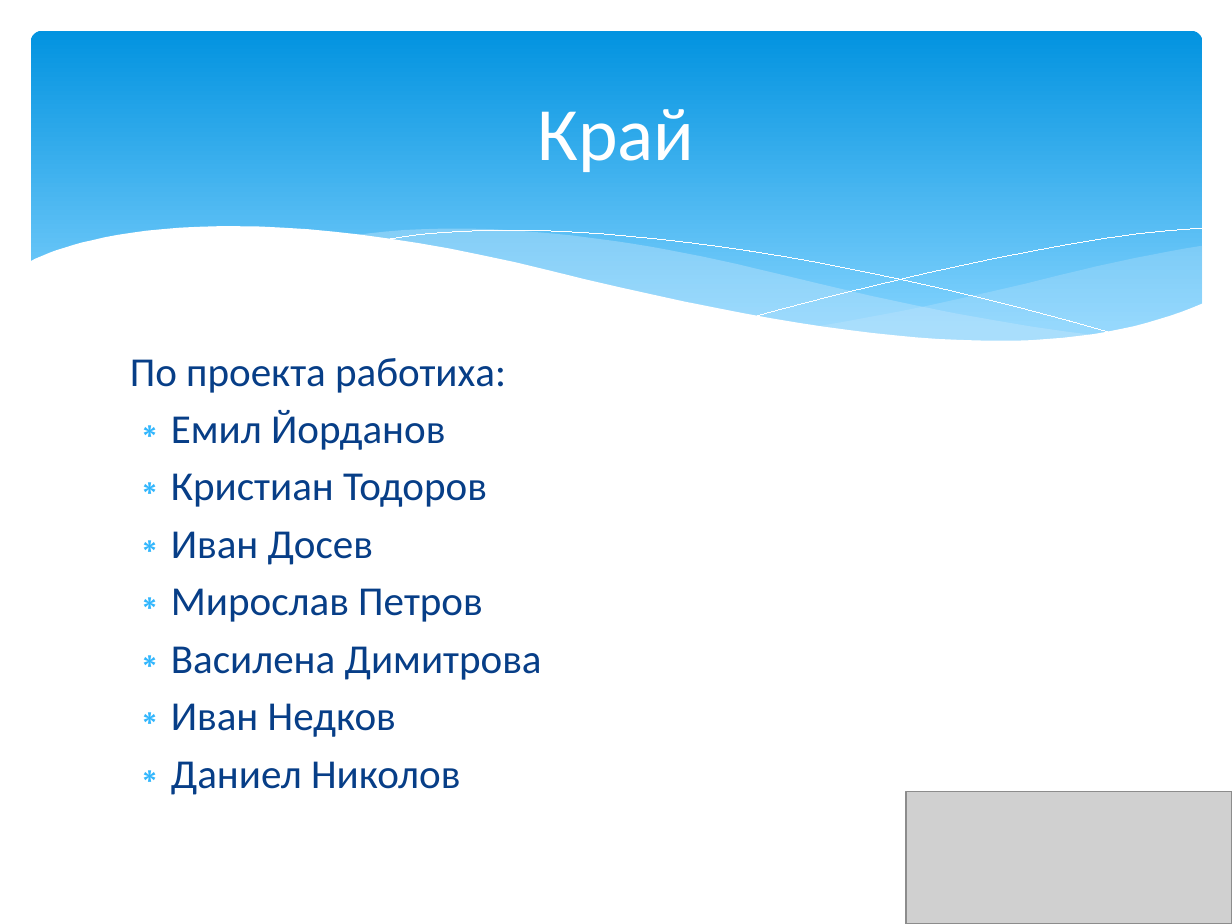
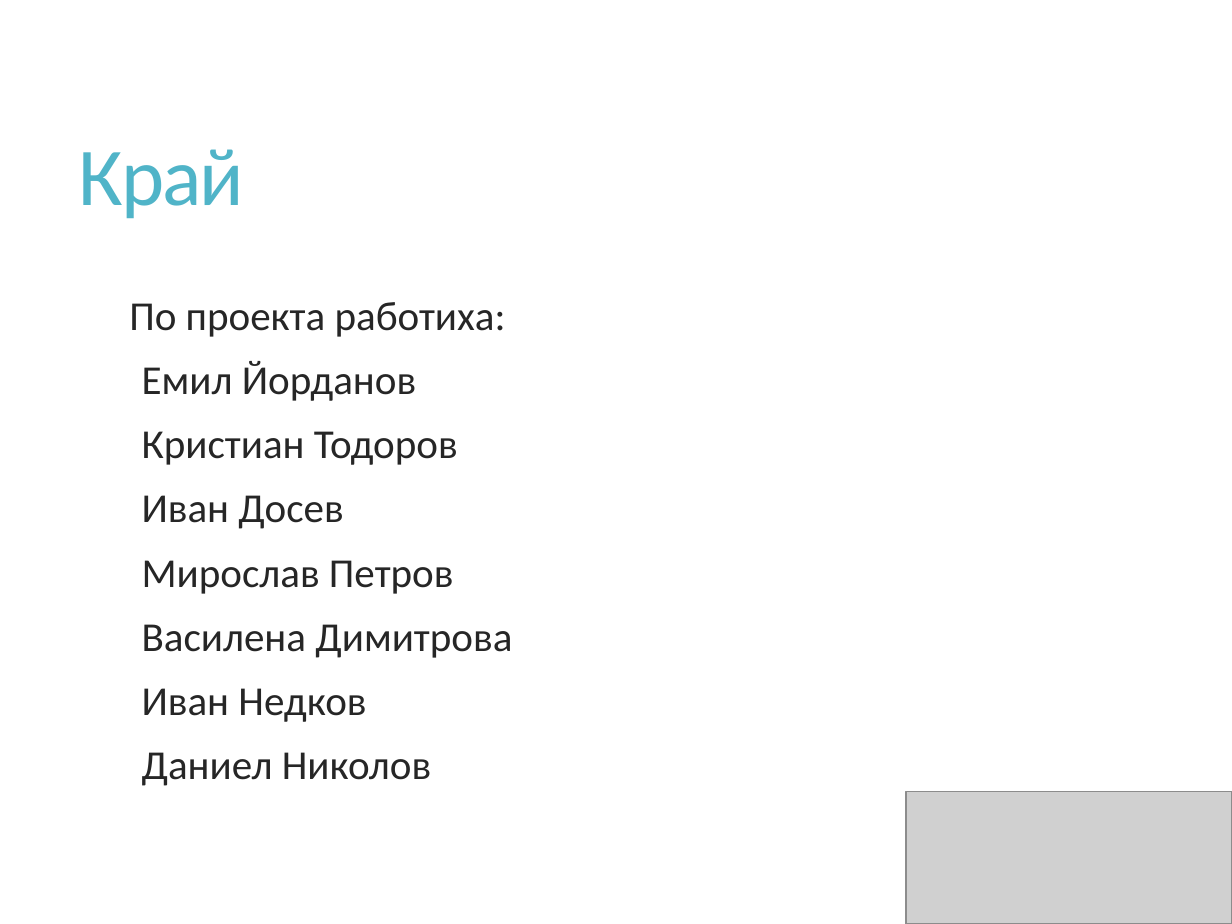
Before and after one commit to zyppyvids/HotelSys, a slide deck: slide 9 of Presentation/HotelSys.pptx. Drawn at 1232x924 pixels with LibreOffice and Linux fonts; fonts in the diff are those of the drawing; grey boxes stand for pictures. Boxes give left, top, right and bottom in pixels: in the first picture for what was removed or moved away, otherwise in the second. Text is boxed around its words. In the diff, an @@ line names an element or a change of style, - is before the commit and + after.

```diff
--- a/Presentation/HotelSys.pptx
+++ b/Presentation/HotelSys.pptx
@@ rounded rectangle removed at (x1=31, y1=31, x2=1202, y2=363) @@
@@ title "Край" moved from (x1=537, y1=109, x2=694, y2=172) to (x1=79, y1=149, x2=244, y2=219) @@
@@ title "Край" at (x1=79, y1=149, x2=244, y2=219): size 44 to 48 pt, text colour #FFFFFF to #50B4C8, letter spacing 0 to -1.2 pt; alignment centre to left; line spacing 1 to 0.9 @@
@@ group removed at (x1=28, y1=227, x2=1204, y2=405): 5 freeform shapes @@
@@ text "По проекта работиха:" moved from (x1=130, y1=358, x2=542, y2=795) to (x1=129, y1=302, x2=512, y2=786) @@
@@ text "По проекта работиха:" at (x1=129, y1=302, x2=512, y2=786): text colour #073E87 to #262626; line spacing 1 to 0.85; more space between paragraphs; bullet ∗ to   @@
```
Also in this commit, not shown: 8 other slides changed, 5 other files.
